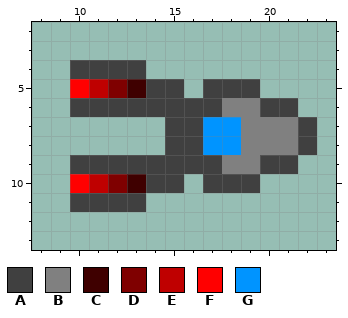
Edited in one commit: pixel-art sprite (core/assets/xindrone.png). Above: the version before the commit.
The file is 16x16 pixels. Shown: x 8..23, y 2..13. The old version is drawn lined up with the new one, on the new canvas.
Palette (. is transparent): A #404040  B #808080  C #3f0000  D #7f0000  E #bf0000  F #ff0000  G #0094ff
Pixels before, first column x 10:
 4 AAAA.........
 5 FEDCAA.AAA...
 6 AAAAAAAABBAA.
 7 .....AAGGBBBA
 8 .....AAGGBBBA
 9 AAAAAAAABBAA.
10 FEDCAA.AAA...
11 AAAA.........
And afterwards:
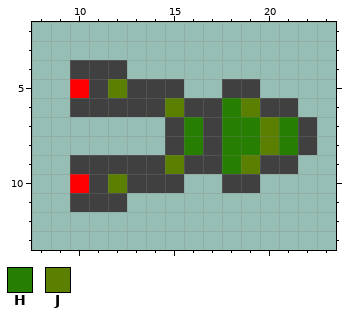
Colours new in this view: H #267f00  J #5b7f00
What changed:
canvas 16x16 -> 32x16, the old top-left corner now at 8,0
y 4: x 13 A -> .
y 5: x 11..13 EDC -> AJA; x 17 A -> .
y 6: x 15 A -> J; x 18..19 BB -> HJ
y 7..8: x 16..21 AGGBBB -> HAHHJH
y 9: x 15 A -> J; x 18..19 BB -> HJ
y 10: x 11..13 EDC -> AJA; x 17 A -> .
y 11: x 13 A -> .
